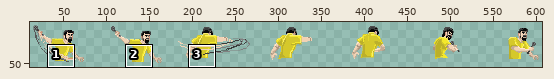
File history of a sprite sheet, SOADsavesMetal/Assets/Sprites/Serj's sprites/serj_longrange_spritesheet.png. The first picture is a wide view before the edit; the outline marks the close-up.
Close-up. Before:
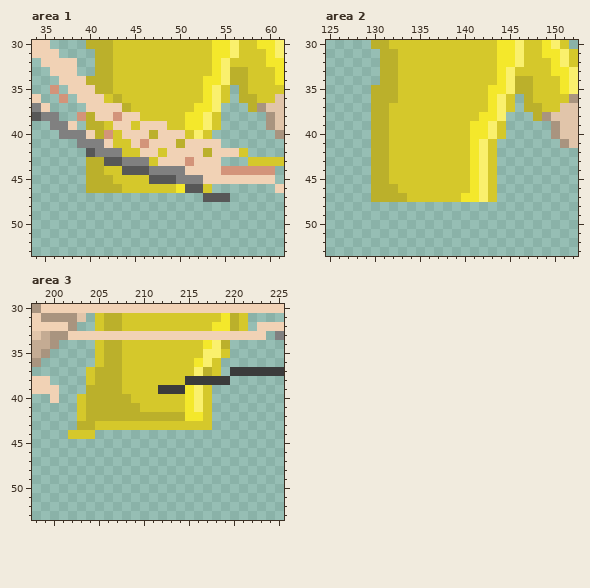
The file is 630x54 pixels. Colours within 5 levels of each other are drawn and written as one. Shown: area 1: x 34..61, y 30..53; area 2: x 125..152, y 30..53; area 3: x 198..225, y 30..53. The wide view leaves out empty margins. The commit also changed other parts of the picture, which this record leaves out.
Now the later version:
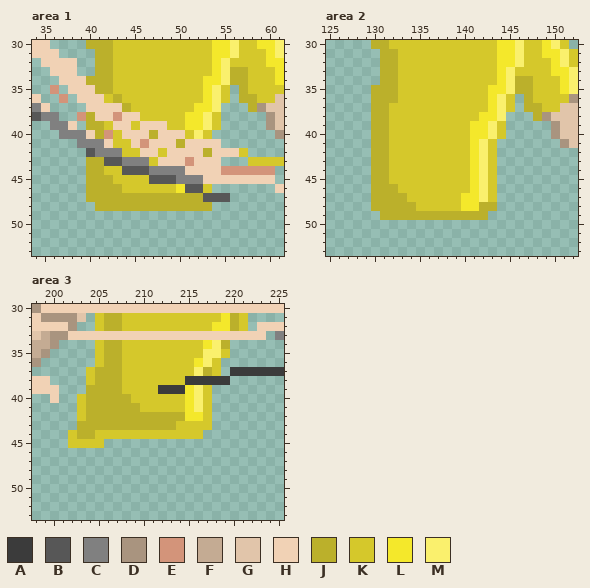
Palette (. is transparent): A #3b3b3b  B #575757  C #808080  D #a9947f  E #d3947a  F #c4ab93  G #e1c5aa  H #f1d2b5  J #bbb02b  K #d5c82b  L #f4e82b  M #faf06d
The edit:
{"where": "area 1"}
{"y":47,"x":40,"old":".............","new":"JJJJJJJJJJJJJ"}
{"y":48,"x":41,"old":".............","new":"JJJJJJJJJJJJJ"}
{"where": "area 2"}
{"y":48,"x":130,"old":"..............","new":"JJJJJKKKKKLLJJ"}
{"y":49,"x":131,"old":"............","new":"JJJJJJJJJJJJ"}
{"where": "area 3"}
{"y":43,"x":205,"old":"KKKKKKKKK","new":"JJJJJJJJJ"}
{"y":44,"x":203,"old":"KK............","new":"JJKKKKKKKKKKKK"}
{"y":45,"x":202,"old":"....","new":"KKKK"}
{"label":"added","picture_box":[86,193,212,211]}
{"label":"added","picture_box":[371,202,497,220]}
{"label":"changed","picture_box":[68,421,203,448]}
